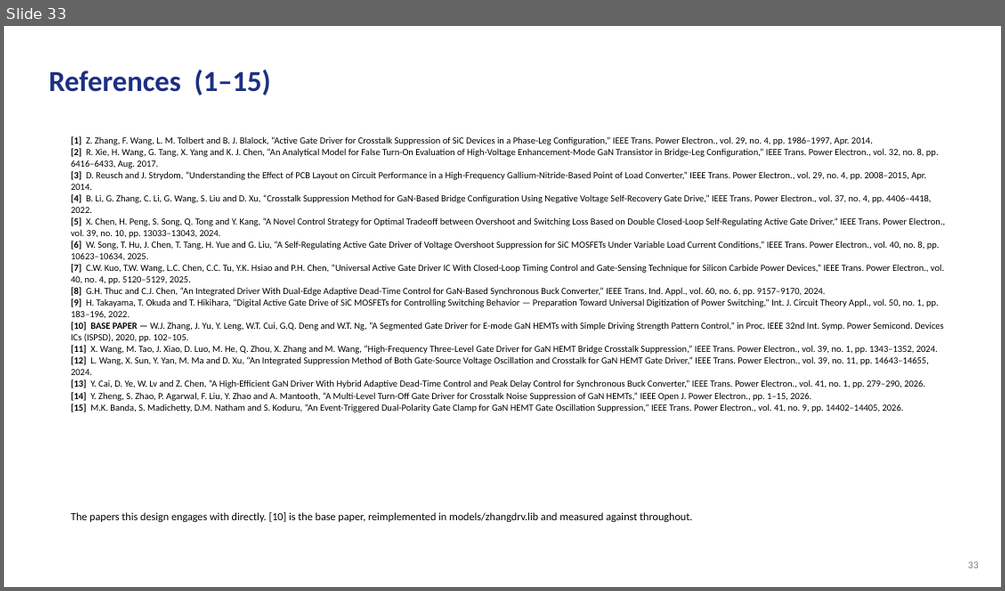
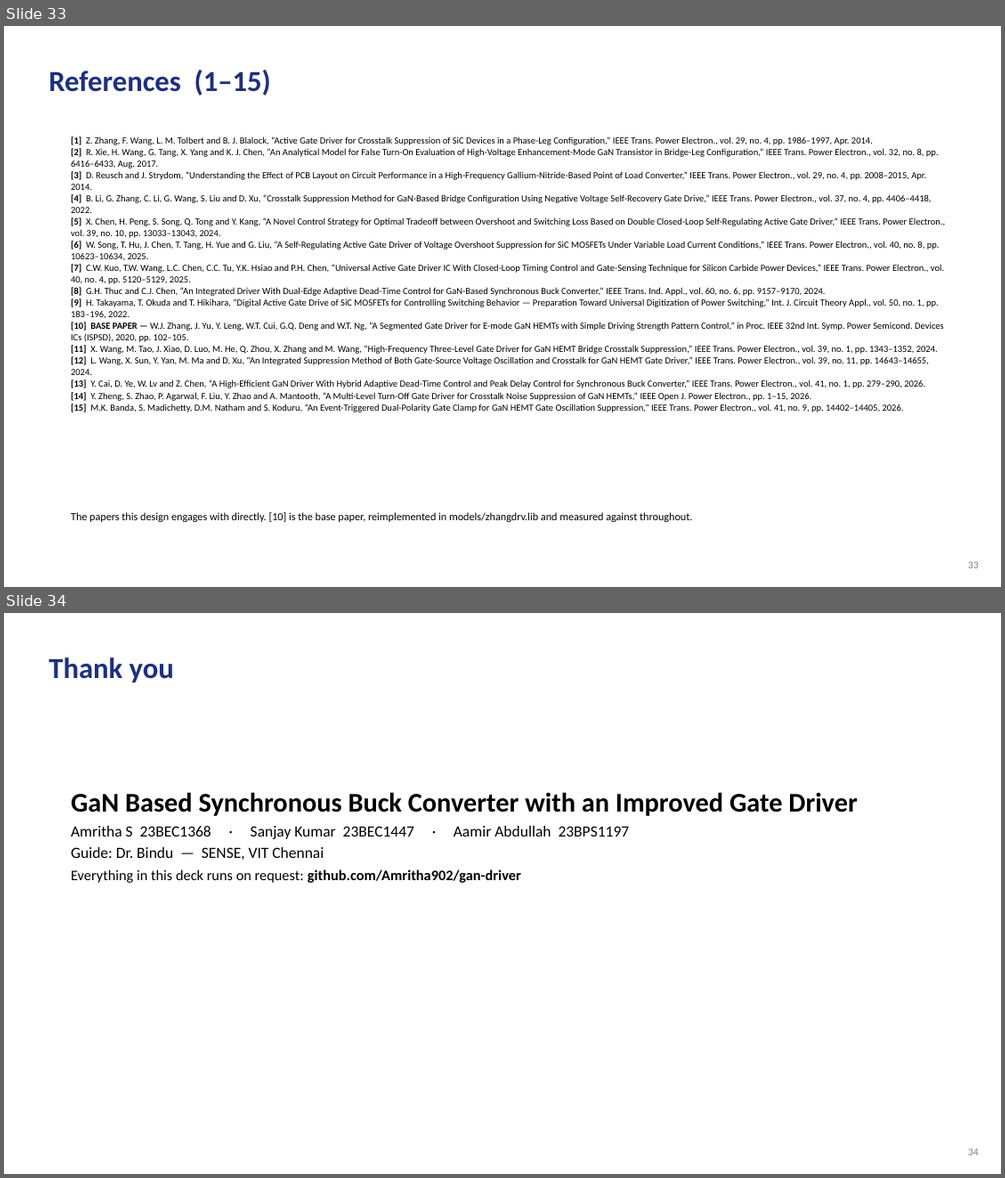
Before and after one commit to Amritha902/gan-driver, a slide deck: review/GaN_Review2_PRESENT.pptx. Shown one above the other, each under a label of ours: slide 33 before the commit, slides 33 and 34 after it. The pictures are 1005x591 and 1005x1178 pixels, drawn with LibreOffice and Linux fonts; fonts in the diff are those of the drawing. Boxes give left, top, right and bottom in pixels: in the first picture for what was removed or moved away, otherwise in the second. Text is boxed around its words. In the diff, an @@ line names an element or a change of style, - is before the commit and + after.

```diff
--- a/review/GaN_Review2_PRESENT.pptx
+++ b/review/GaN_Review2_PRESENT.pptx
@@ slide 34 added at box(4, 613, 1001, 1174), background #FFFFFF @@
@@ text added at box(48, 657, 174, 682), 28 pt, text #1D2F82, bold @@
+Thank you
@@ text added at box(71, 792, 857, 883), 15 pt, text #000000 @@
+GaN Based Synchronous Buck Converter with an Improved Gate Driver
+Amritha S 23BEC1368 · Sanjay Kumar 23BEC1447 · Aamir Abdullah 23BPS1197
+Guide: Dr. Bindu — SENSE, VIT Chennai
+Everything in this deck runs on request: github.com/Amritha902/gan-driver
@@ text added at box(968, 1148, 979, 1155), 10 pt, text #808080 @@
+34
```
Also in this commit, not shown: 3 other files.
